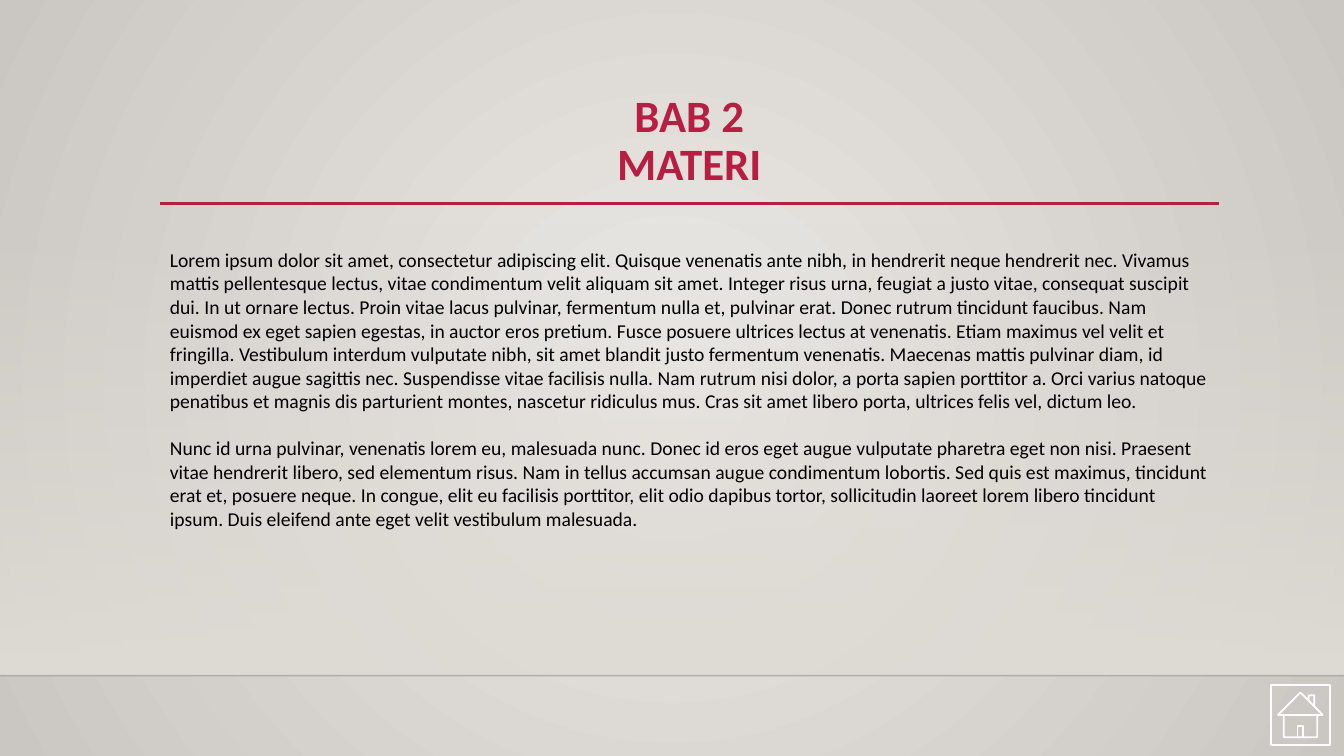
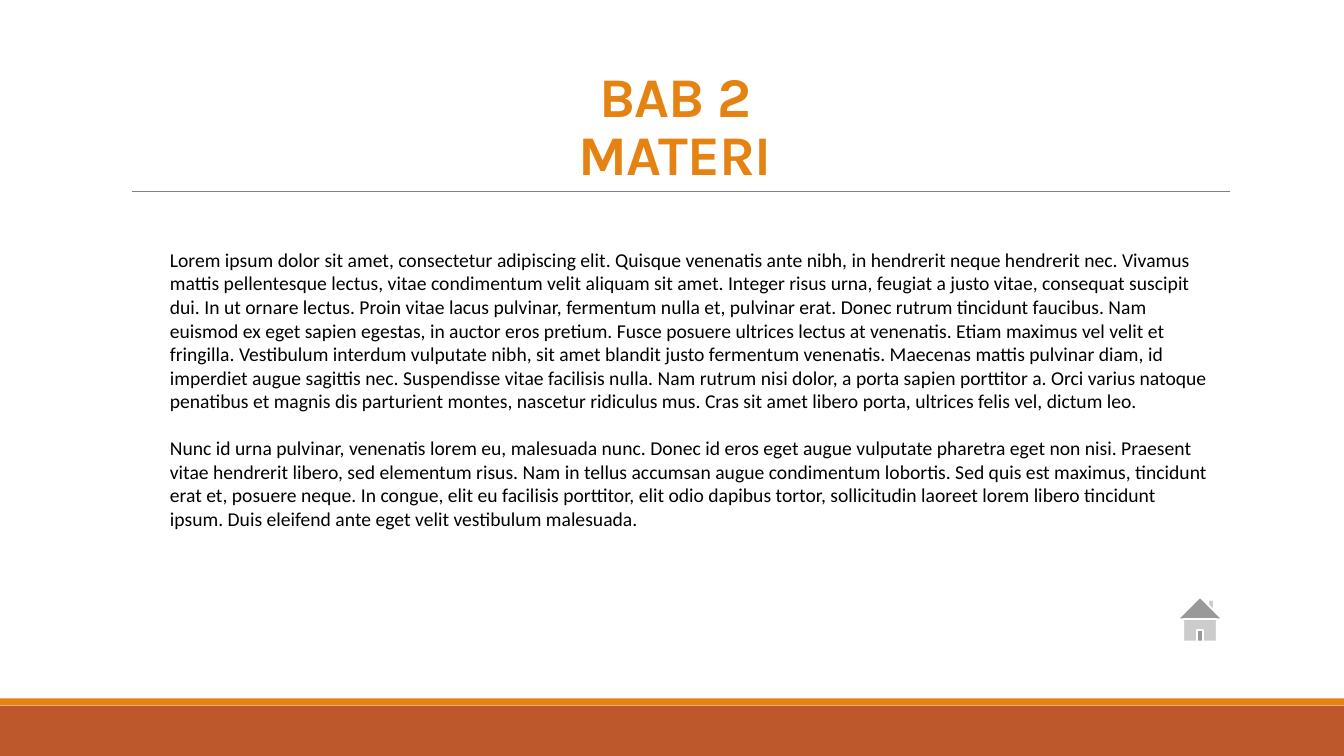
Before and after one commit to onysu/kursus, a slide deck: slide 3 of assets/files/presentasi-interaktif.pptx. Drawn at 1344x756 pixels with LibreOffice and Linux fonts; fonts in the diff are those of the drawing; background and template pictures are left out. Boxes give left, top, right and bottom in pixels: in the first picture for what was removed or moved away, otherwise in the second. Text is boxed around its words. In the diff, an @@ line names an element or a change of style, - is before the commit and + after.

```diff
--- a/assets/files/presentasi-interaktif.pptx
+++ b/assets/files/presentasi-interaktif.pptx
@@ background gradient #ECEAE7 to #CAC7C1 to #FFFFFF @@
@@ title "BAB 2 MATERI": place and size @@
-title "BAB 2 MATERI" at box(617, 102, 761, 180)
+title "BAB 2 MATERI" at box(579, 80, 772, 175)
@@ title "BAB 2 MATERI" at box(579, 80, 772, 175): size 32 to 40 pt, font Calibri to Karla, text colour #B71E42 to #E48312, letter spacing 0 to -0.5 pt; line spacing 0.9 to 0.85; vertical alignment top to bottom @@
@@ line moved from (160, 204) - (1220, 204) to (132, 192) - (1231, 192) @@
@@ line (132, 192) - (1231, 192): stroke #B71E42 2.5 pt to #808080 0.5 pt @@
@@ rectangle removed at box(0, 223, 1344, 676) @@
@@ action button home added at box(1171, 590, 1230, 649), fill #FFFFFF, outline #FFFFFF 1.25 pt @@
@@ line removed from (0, 676) to (1344, 676) @@
@@ action button home removed at box(1271, 686, 1331, 745) @@
@@ rectangle added at box(0, 706, 1344, 756), fill #BD582C @@
@@ rectangle added at box(0, 699, 1344, 706), fill #E48312 @@
```
Also in this commit, not shown: 4 other slides changed, 2 other files.
